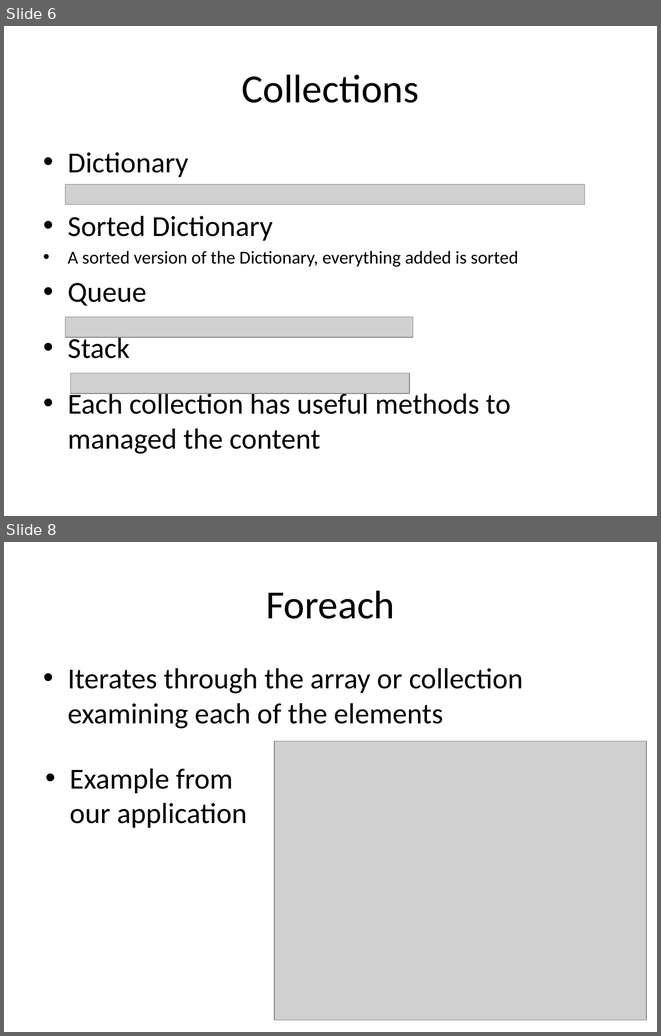
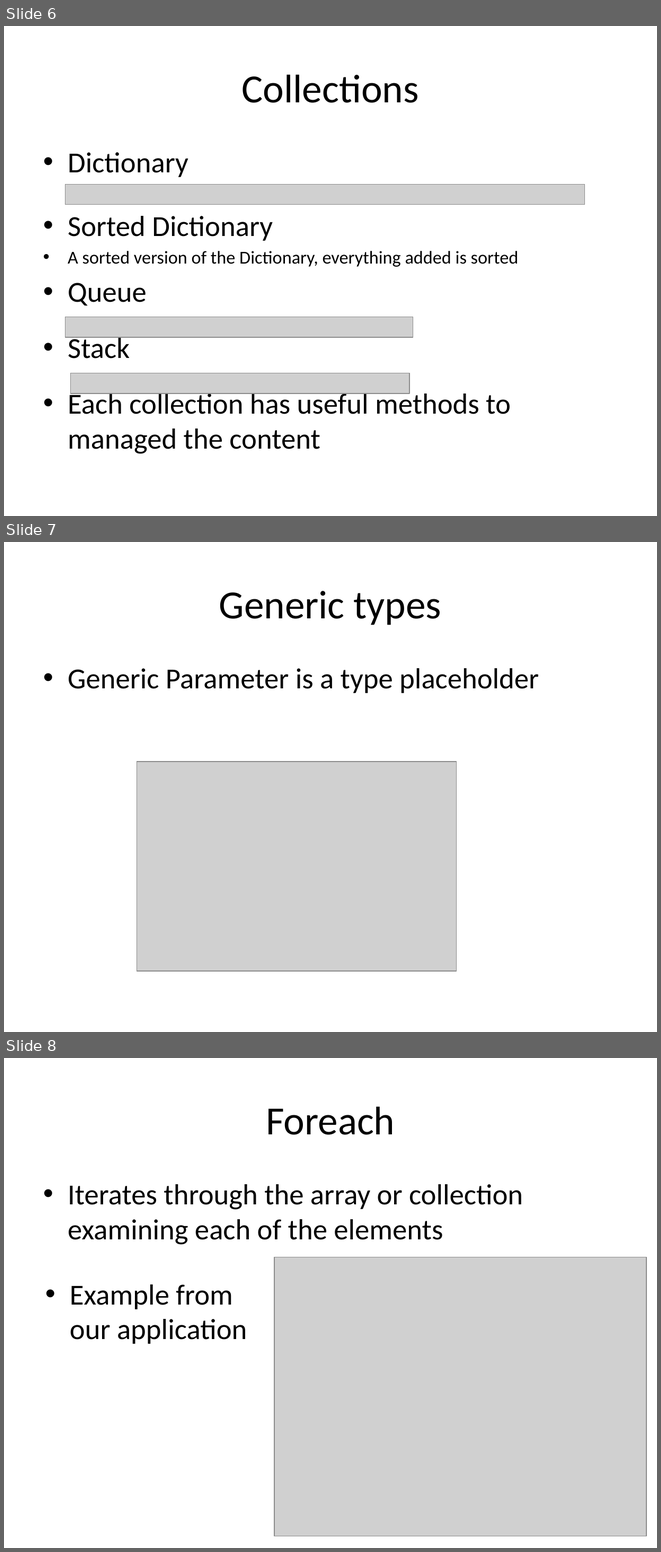
Before and after one commit to isurup/kalle-martin-group, a slide deck: OOPExam/03 Arrays and Collections.pptx. Shown one above the other, each under a label of ours: slides 6 and 8 before the commit, slides 6, 7 and 8 after it; the slides between them are not shown. The pictures are 661x1036 and 661x1552 pixels, drawn with LibreOffice and Linux fonts; fonts in the diff are those of the drawing; grey boxes stand for pictures. Boxes give left, top, right and bottom in pixels: in the first picture for what was removed or moved away, otherwise in the second. Text is boxed around its words. In the diff, an @@ line names an element or a change of style, - is before the commit and + after.

```diff
--- a/OOPExam/03 Arrays and Collections.pptx
+++ b/OOPExam/03 Arrays and Collections.pptx
@@ slide 7 added at (4, 542, 657, 1032), background #FFFFFF @@
@@ title added at (219, 591, 442, 625), 44 pt, text #000000 @@
+Generic types
@@ text added at (68, 668, 539, 693), 32 pt, text #000000 @@
+• Generic Parameter is a type placeholder
@@ picture added at (136, 761, 457, 971) @@
```
Also in this commit, not shown: 1 slide removed.
